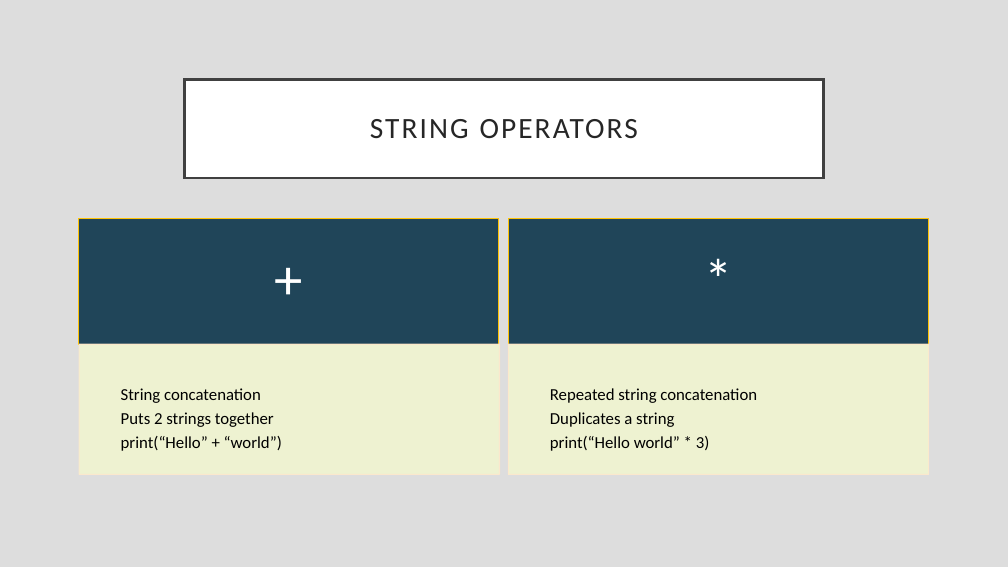
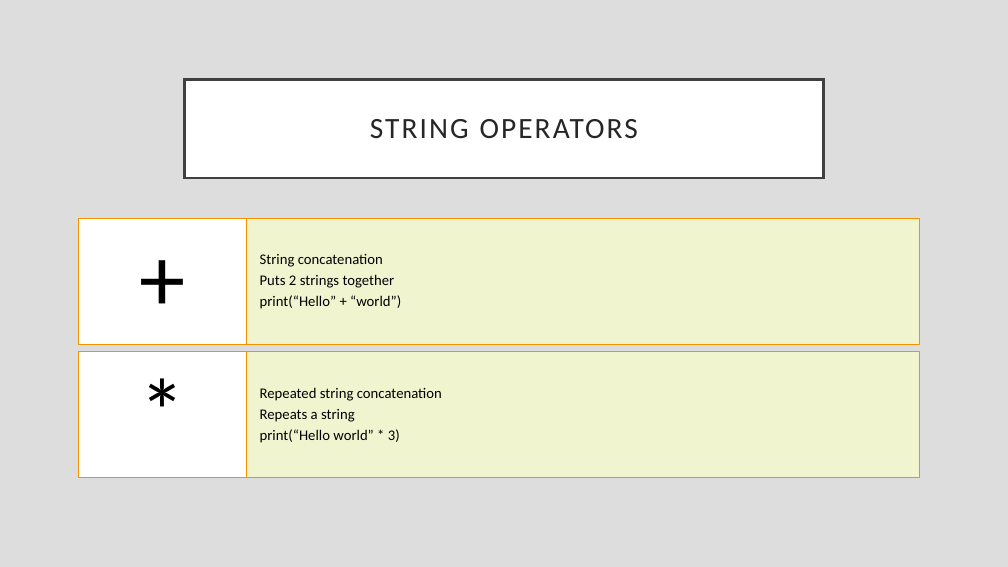
Before and after one commit to rsera/Junior-Knights, a slide deck: slide 34 of Python Day 1 IO.pptx (slide 18 before the commit). Drawn at 1008x567 pixels with LibreOffice and Linux fonts; fonts in the diff are those of the drawing. Boxes give left, top, right and bottom in pixels: in the first picture for what was removed or moved away, otherwise in the second. Text is boxed around its words. In the diff, an @@ line names an element or a change of style, - is before the commit and + after.

```diff
--- a/Python Day 1 IO.pptx
+++ b/Python Day 1 IO.pptx
@@ text "+" at (79,219,247,345): size 54 to 88 pt, text colour #FFFFFF to #000000; more space between paragraphs @@
@@ text "String concatenation": place and size @@
-text "String concatenation" at (121,388,282,451)
+text "String concatenation" at (260,254,401,309)
@@ text "String concatenation" at (260,254,401,309): size 16 to 14 pt; vertical alignment top to middle @@
@@ rectangle: place and size @@
-rectangle at (509,219,929,345)
+rectangle at (247,219,920,345)
@@ rectangle at (247,219,920,345): fill #20455A to #F0F5D0; outline #FEC306 1 pt to #F69200 0.5 pt @@
@@ group added at (79,219,920,478): 3 rectangles, 1 text @@
+*
@@ text "Repeated string concatenation": place and size @@
-text "Repeated string concatenation" at (550,388,757,451)
+text "Repeated string concatenation" at (260,387,442,443)
@@ text "Repeated string concatenation" at (260,387,442,443): vertical alignment top to middle @@
@@ group removed at (79,219,929,474): 3 rectangles, 1 text @@
-*
@@ text at (260,387,442,443): size 16 to 14 pt in "Repeated string concatenation", "print(“Hello world” * 3)" @@
@@ text at (260,409,355,422): text changed; size 16 to 14 pt @@
-Duplicates a string
+Repeats a string
```
Also in this commit, not shown: 12 other slides changed, 14 slides added.
